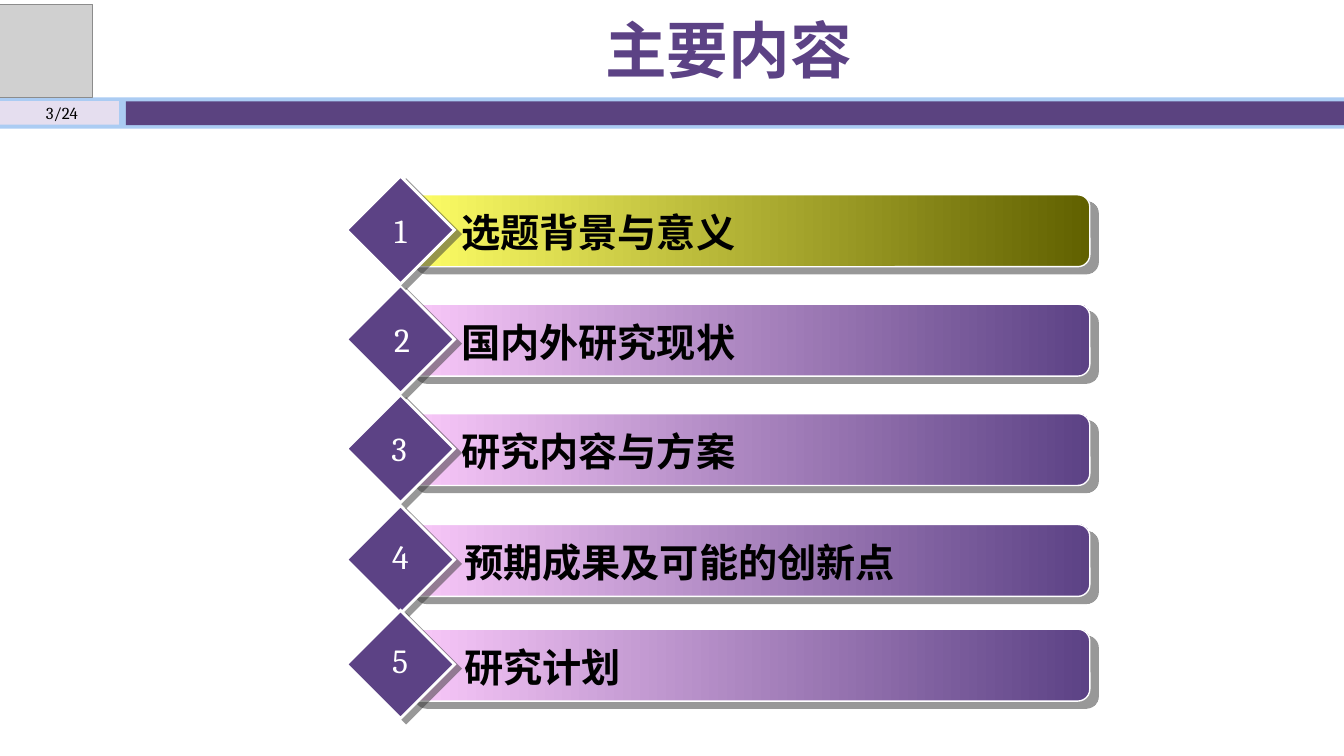
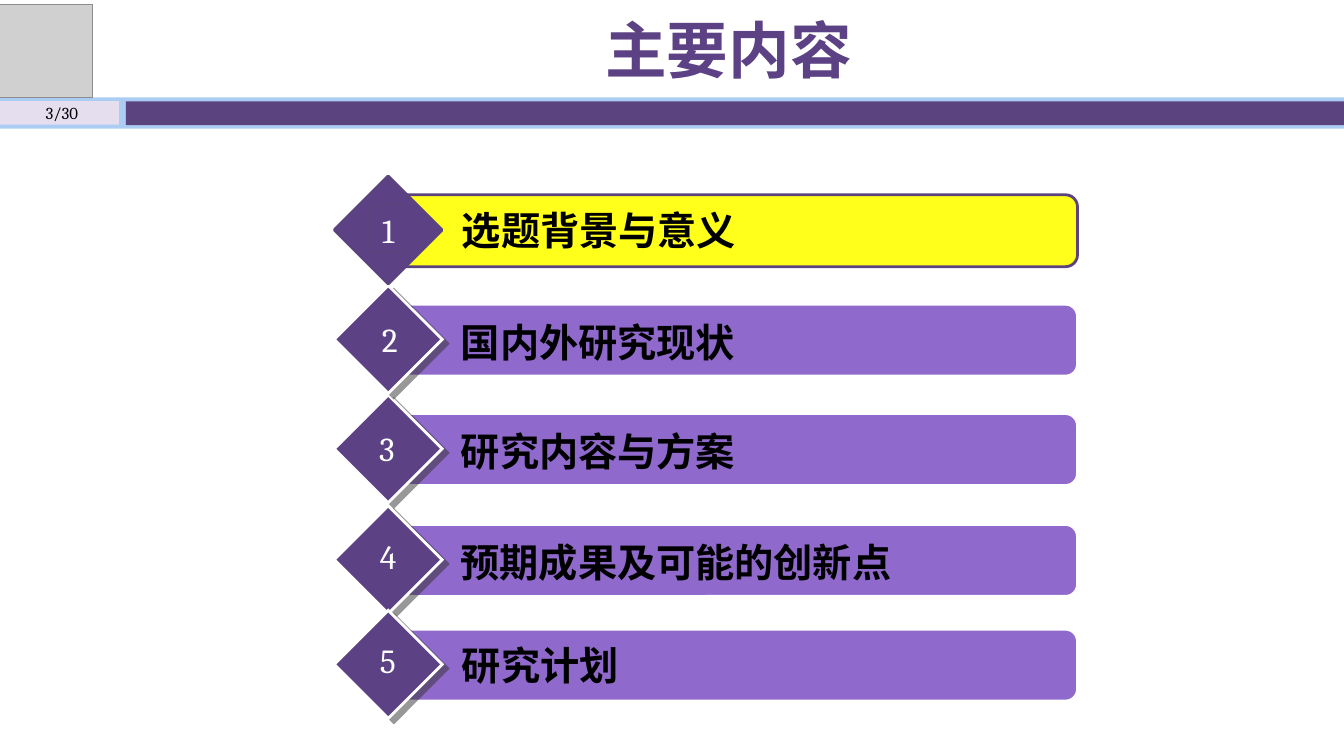
Before and after one commit to shawn47/0930, a slide deck: slide 3 of 开题答辩930.pptx. Drawn at 1344x756 pixels with LibreOffice and Linux fonts; fonts in the diff are those of the drawing; grey boxes stand for pictures. Boxes give left, top, right and bottom in pixels: in the first picture for what was removed or moved away, otherwise in the second. Text is boxed around its words. In the diff, an @@ line names an element or a change of style, - is before the commit and + after.

```diff
--- a/开题答辩930.pptx
+++ b/开题答辩930.pptx
@@ page number at box(46, 107, 78, 121): text changed @@
-3/24
+3/30
@@ 5 diamonds, 5 rounded rectangles, 3 texts, 1 rectangle: place and size @@
-5 diamonds, 5 rounded rectangles, 3 texts, 1 rectangle at box(347, 176, 1090, 719)
+5 diamonds, 5 rounded rectangles, 3 texts, 1 rectangle at box(335, 176, 1078, 719)
@@ diamond at box(335, 176, 443, 284): outline #FFFFFF 2 pt to #5C4381 2 pt; shadow off @@
@@ rectangle "1" at box(370, 205, 406, 253): fill none to #5C4285; outline none to #5C4381 2 pt @@
@@ rounded rectangle at box(394, 195, 1078, 266): fill gradient #FFFF67 to #616200 to #FFFF1B; outline #FFFFFF 1 pt to #5C4381 2 pt; shadow off @@
@@ text "选题背景与意义" rewrapped from box(461, 207, 735, 258) to box(462, 211, 736, 249) @@
@@ text "4": place and size @@
-text "4" at box(392, 546, 409, 569)
+text "4" at box(380, 546, 397, 569)
@@ text "预期成果及可能的创新点" rewrapped from box(464, 537, 895, 588) to box(461, 543, 892, 581) @@
@@ fill gradient #FAE6FA to #5C4285 to #8F69CB; outline #FFFFFF 1 pt to #FFFFFF 2 pt; shadow off in 4 elements at box(394, 524, 1078, 596), box(394, 413, 1078, 485), box(394, 304, 1078, 376), box(394, 629, 1078, 701) @@
```
Also in this commit, not shown: 21 other slides changed, 8 slides added, 12 slides removed, 8 other files.
